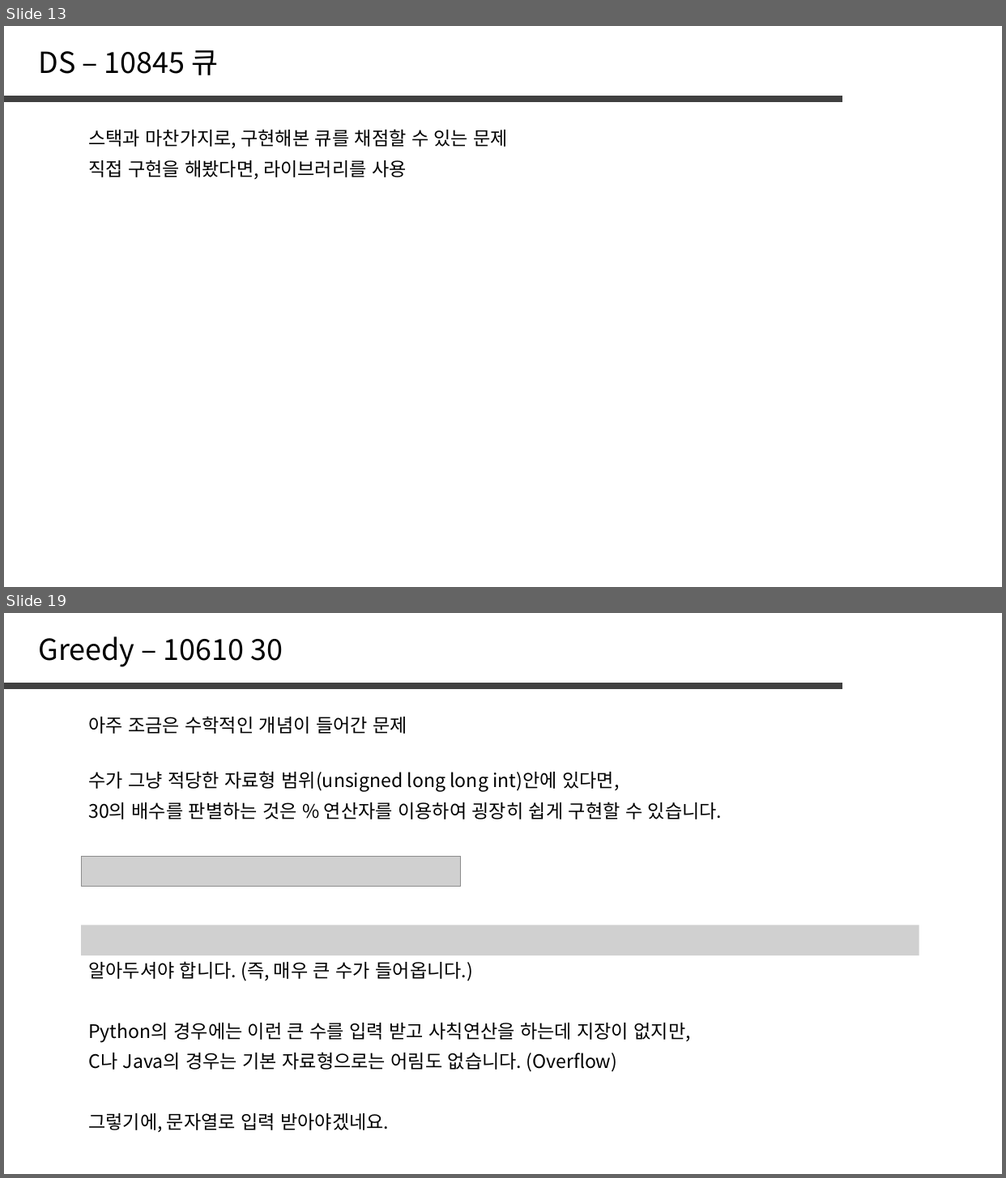
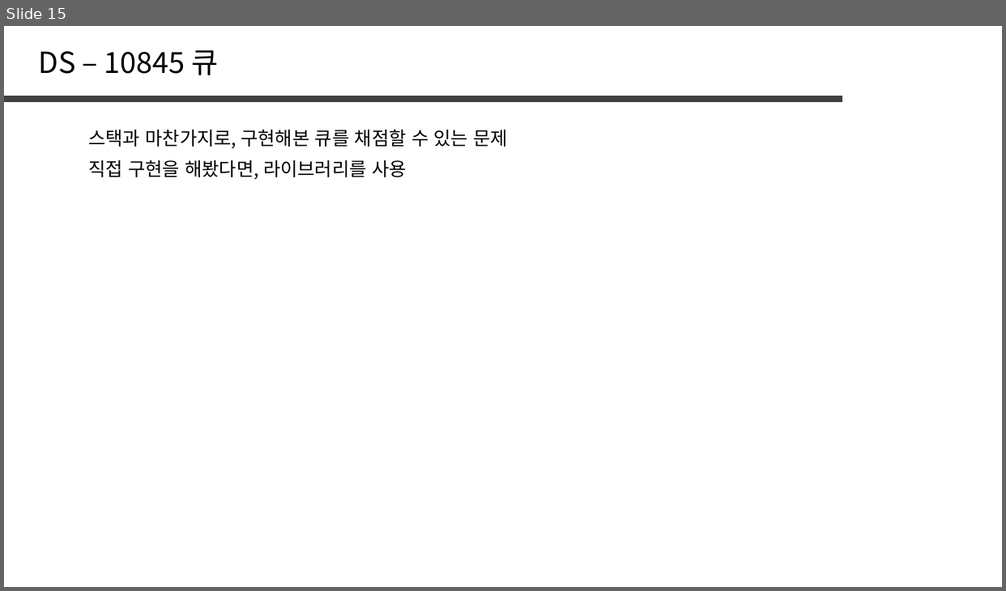
Before and after one commit to jaehoo1/PS-study, a slide deck: study/7_Stack, Queue, List.pptx. Shown one above the other, each under a label of ours: slides 13 and 19 before the commit, slide 15 after it; the slides between them are not shown. The pictures are 1006x1178 and 1006x591 pixels, drawn with LibreOffice and Linux fonts; fonts in the diff are those of the drawing; grey boxes stand for pictures. Boxes give left, top, right and bottom in pixels: in the first picture for what was removed or moved away, otherwise in the second. Text is boxed around its words. In the diff, an @@ line names an element or a change of style, - is before the commit and + after.

```diff
--- a/study/7_Stack, Queue, List.pptx
+++ b/study/7_Stack, Queue, List.pptx
@@ slide 19 removed at (x1=4, y1=613, x2=1002, y2=1174), background #FFFFFF @@
@@ text removed at (x1=39, y1=636, x2=283, y2=667) @@
-Greedy – 10610 30
@@ line removed from (4, 686) to (842, 686) @@
@@ text removed at (x1=88, y1=716, x2=407, y2=734) @@
-아주 조금은 수학적인 개념이 들어간 문제
@@ text removed at (x1=88, y1=771, x2=619, y2=792) @@
-수가 그냥 적당한 자료형 범위(unsigned long long int)안에 있다면,
@@ text removed at (x1=88, y1=802, x2=722, y2=820) @@
-30의 배수를 판별하는 것은 % 연산자를 이용하여 굉장히 쉽게 구현할 수 있습니다.
@@ picture removed at (x1=81, y1=856, x2=461, y2=886) @@
@@ picture removed at (x1=81, y1=925, x2=919, y2=956) @@
@@ text removed at (x1=88, y1=961, x2=473, y2=982) @@
-알아두셔야 합니다. (즉, 매우 큰 수가 들어옵니다.)
@@ text removed at (x1=88, y1=1022, x2=691, y2=1043) @@
-Python의 경우에는 이런 큰 수를 입력 받고 사칙연산을 하는데 지장이 없지만,
@@ text removed at (x1=88, y1=1052, x2=617, y2=1072) @@
-C나 Java의 경우는 기본 자료형으로는 어림도 없습니다. (Overflow)
@@ text removed at (x1=88, y1=1114, x2=389, y2=1132) @@
-그렇기에, 문자열로 입력 받아야겠네요.
@@ what was slide 13 is now slide 15 @@
```
Also in this commit, not shown: 1 slide changed, 4 slides added, 7 other slides removed.
